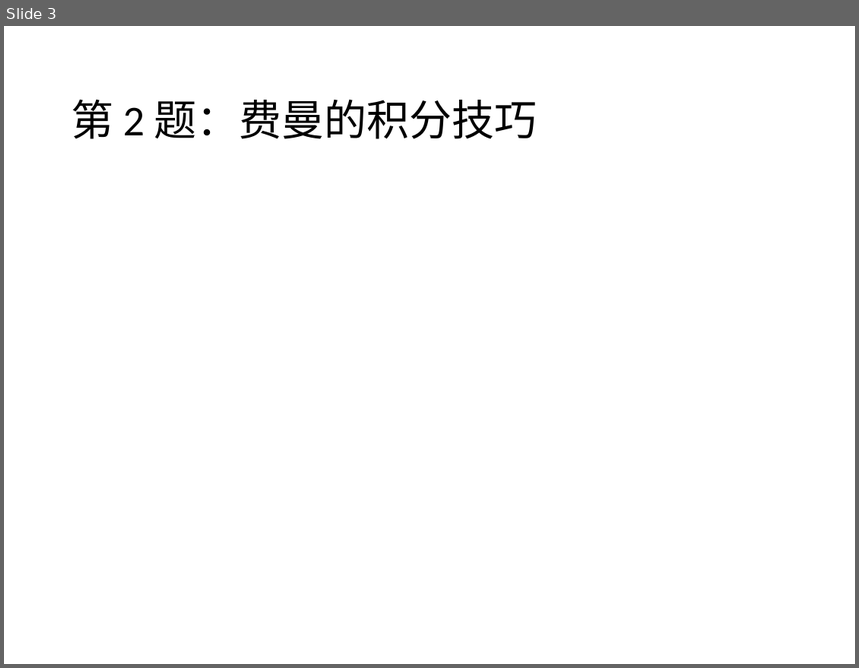
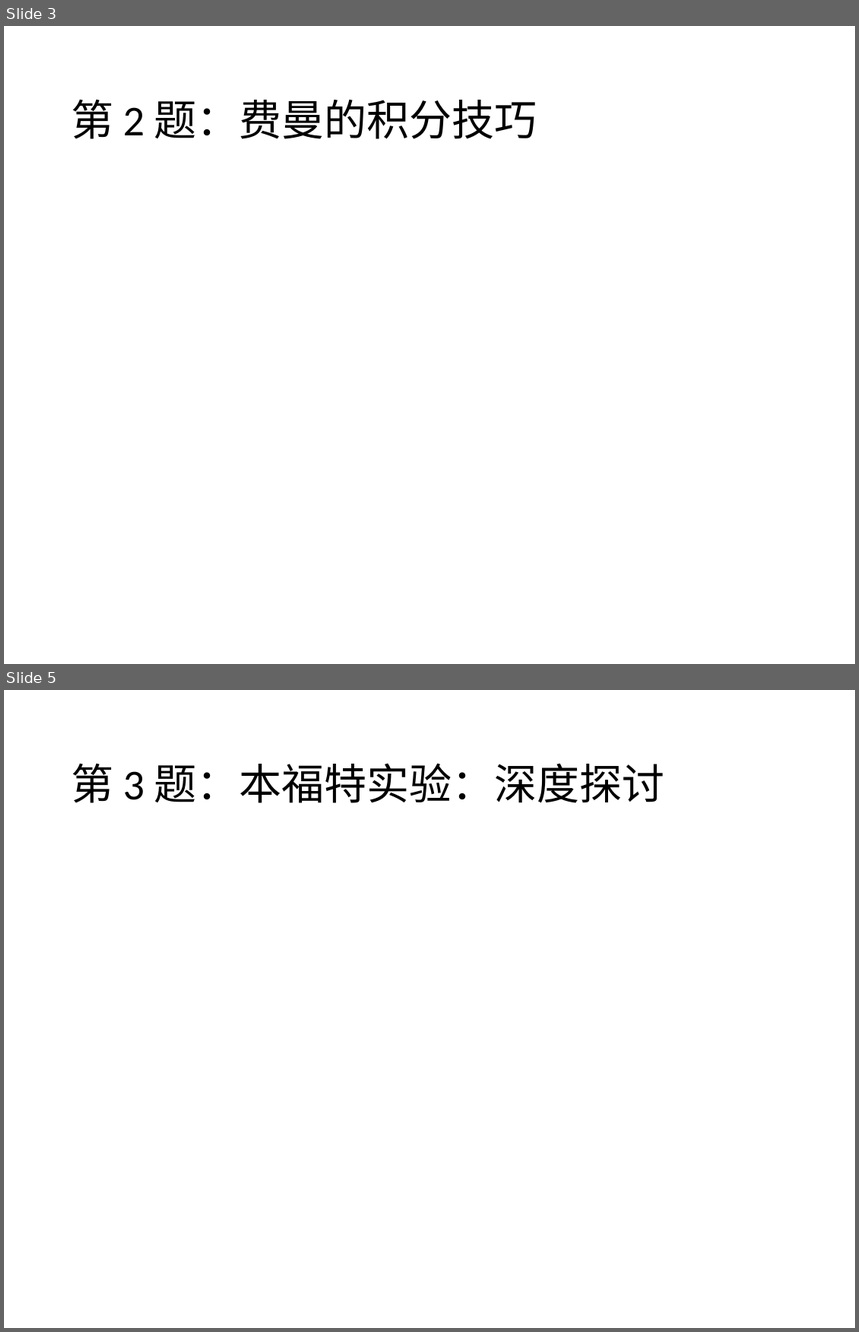
Before and after one commit to 3ki5tj/python-class, a slide deck: exercises/2022-winter-break-problems.pptx. Shown one above the other, each under a label of ours: slide 3 before the commit, slides 3 and 5 after it; the slides between them are not shown. The pictures are 859x668 and 859x1332 pixels, drawn with LibreOffice and Linux fonts; fonts in the diff are those of the drawing; grey boxes stand for pictures. Boxes give left, top, right and bottom in pixels: in the first picture for what was removed or moved away, otherwise in the second. Text is boxed around its words. In the diff, an @@ line names an element or a change of style, - is before the commit and + after.

```diff
--- a/exercises/2022-winter-break-problems.pptx
+++ b/exercises/2022-winter-break-problems.pptx
@@ slide 5 added at [4,690,855,1328], background #FFFFFF @@
@@ title added at [71,763,665,803], 36 pt, text #000000 @@
+第 3 题：本福特实验：深度探讨
```
Also in this commit, not shown: 5 slides changed, 5 other slides added, 3 slides removed, 7 other files.
